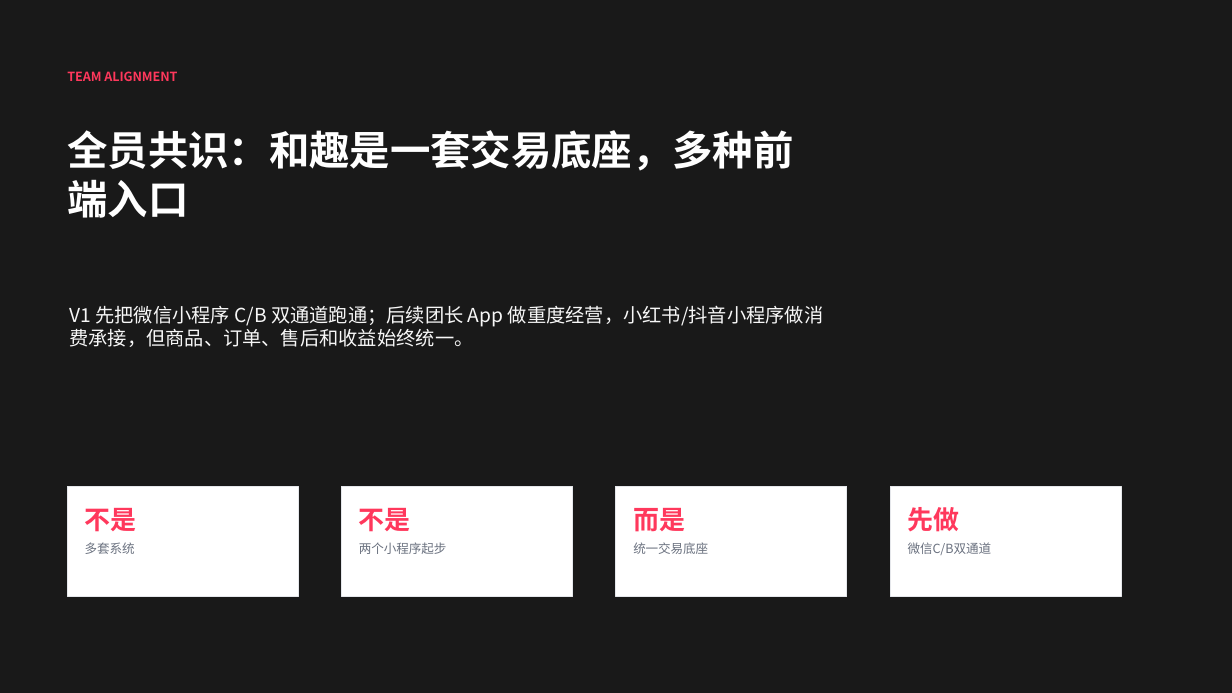
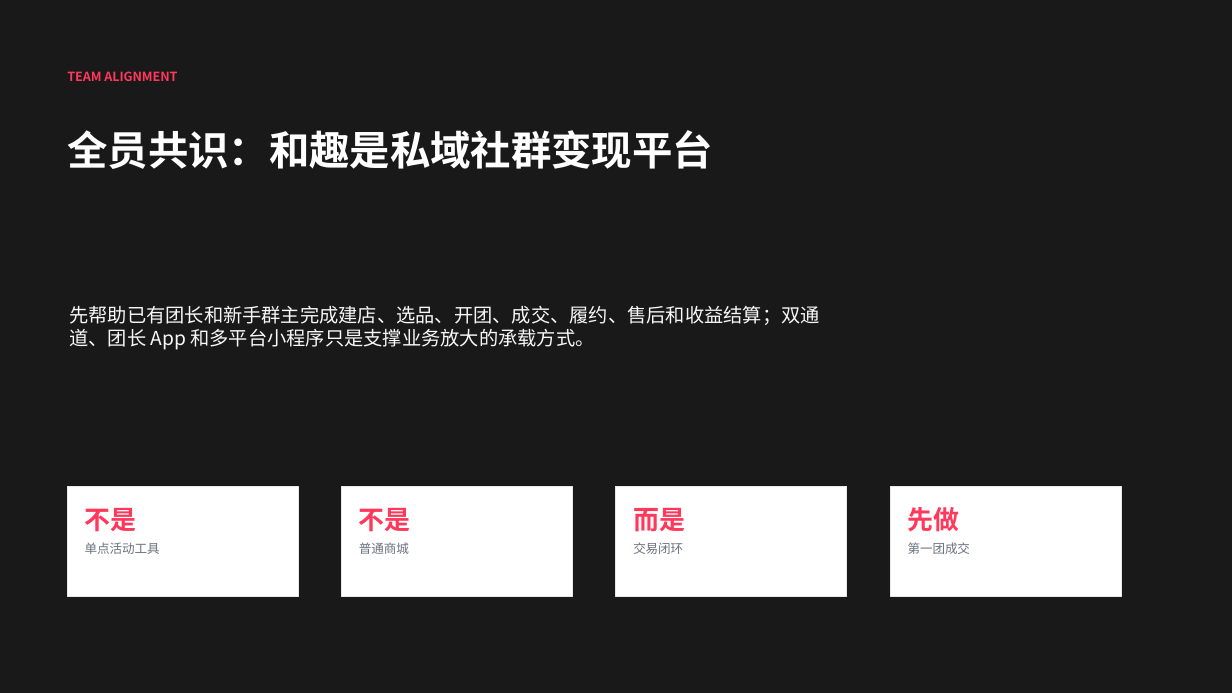
Before and after one commit to 1457513127/codex, a slide deck: slide 29 of 02-项目会/和趣社群店铺三场景产品蓝图同步会.pptx. Drawn at 1232x693 pixels with LibreOffice and Linux fonts; fonts in the diff are those of the drawing. Boxes give left, top, right and bottom in pixels: in the first picture for what was removed or moved away, otherwise in the second. Text is boxed around its words. In the diff, an @@ line names an element or a change of style, - is before the commit and + after.

Commit message:
收敛私域社群变现标题并扩充活动货盘

```diff
--- a/02-项目会/和趣社群店铺三场景产品蓝图同步会.pptx
+++ b/02-项目会/和趣社群店铺三场景产品蓝图同步会.pptx
@@ text at bbox=[67, 130, 713, 169]: text changed @@
-全员共识：和趣是一套交易底座，多种前端入口
+全员共识：和趣是私域社群变现平台
@@ text at bbox=[69, 306, 820, 350]: text changed @@
-V1 先把微信小程序 C/B 双通道跑通；后续团长 App 做重度经营，小红书/抖音小程序做消费承接，但商品、订单、售后和收益始终统一。
+先帮助已有团长和新手群主完成建店、选品、开团、成交、履约、售后和收益结算；双通道、团长 App 和多平台小程序只是支撑业务放大的承载方式。
@@ text at bbox=[85, 542, 160, 554]: text changed @@
-多套系统
+单点活动工具
@@ text at bbox=[359, 542, 409, 554]: text changed @@
-两个小程序起步
+普通商城
@@ text at bbox=[633, 542, 683, 554]: text changed @@
-统一交易底座
+交易闭环
@@ text at bbox=[908, 542, 970, 554]: text changed @@
-微信C/B双通道
+第一团成交
```
Also in this commit, not shown: 14 other slides changed, 6 other files.
